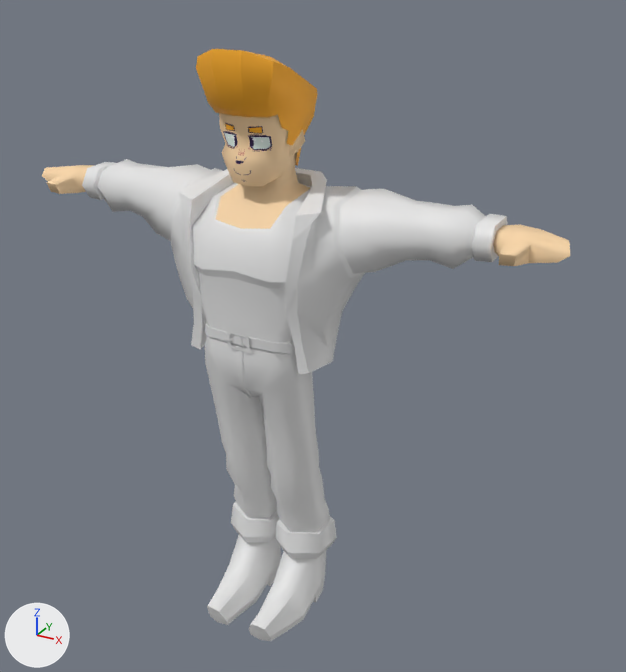
A saved change to the FBX model Assets/Models/Characters/Jax/chara_jax_lod.fbx.
Rendered twice from a camera (50 mm lens) standing at (1.42, -2.28, 2.25) and looking at (0.14, 0.05, 1.08). The axes (+X, +Y, +Z) are drawn at lower left. The lights are the same throughout. Where no turn or scale is listed for an object, it has been applied to the vertices. Vertices at the same position are counted once.

Names of what the first picture shows: 'body_lowjax', 'hair_lowjax'.
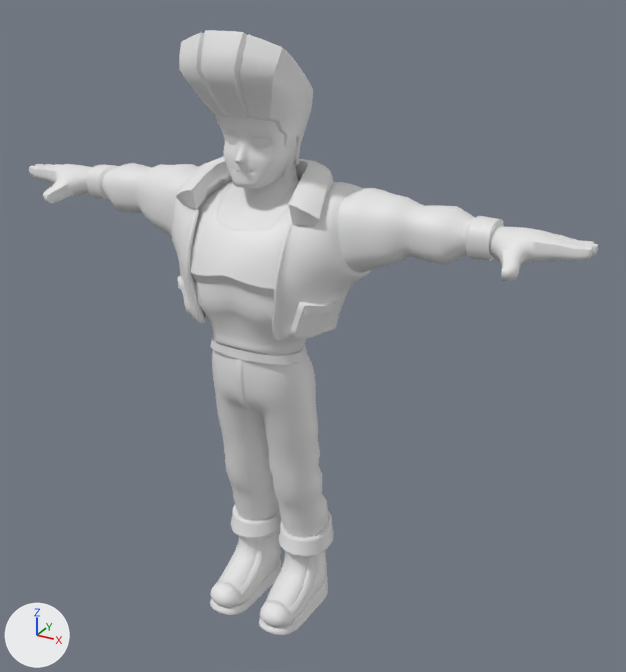
Pixel boxes [x1, y1, x2, y2] of what changed, in the pictures (626 x 672 px):
'body_lowjax', deleted: before [42, 113, 570, 641]
    faces in mat_chara_jax_shirt (white #e7e7e7): [82, 159, 507, 641]
    faces in mat_chara_jax_pant (white #e7e7e7): [205, 324, 330, 532]
    faces in mat_chara_jax_skin (picture img_jaxlow_skin_psd): [42, 113, 570, 266]
    faces in mat_chara_jax_jacket (white #e7e7e7): [171, 168, 365, 374]
    faces in mat_chara_jax_boot (white #e7e7e7): [207, 535, 327, 637]
'Plane.002', added: after [190, 116, 333, 559]
    faces in mat_joy_pant (white #e7e7e7): [212, 350, 333, 559]
    faces in mat_chara_jax_boot (white #e7e7e7): [190, 181, 307, 356]
    faces in mat_chara_jax_jacket (white #e7e7e7): [218, 116, 299, 230]
    faces in mat_jax_belt (white #e7e7e7): [210, 340, 307, 365]
    faces in mat_chara_jax_pant (white #e7e7e7): [212, 132, 304, 365]
'Plane.003', added: after [29, 156, 598, 341]
    faces in mat_chara_jax_boot (white #e7e7e7): [86, 163, 504, 277]
    faces in mat_jax_jacket (white #e7e7e7): [171, 156, 366, 341]
    faces in mat_chara_jax_jacket (white #e7e7e7): [29, 164, 598, 281]
    faces in mat_chara_jax_pant (white #e7e7e7): [187, 209, 293, 341]
'hair_lowjax', reshaped (11% wider, 15% taller): before [196, 49, 317, 166]; after [179, 30, 313, 165]
'Plane', added: after [210, 532, 328, 635]
    faces in mat_jax_jacket (white #e7e7e7): [218, 532, 327, 621]
    faces in mat_chara_jax_boot (white #e7e7e7): [210, 560, 328, 635]
'Plane.001', added: after [225, 133, 271, 148]
'Plane.004', added: after [252, 137, 258, 147]

The change, as a list of edits to the scene's bpy script:
```text
Change me_hair_lowjoy:
    remove me_hair_lowjoy.from_pydata(...)  # 64 vertices, 59 faces; spans x -0.145..0.145, y -0.199..0.158, z 1.64..2.006
    remove me_hair_lowjoy.materials.append(mat_jaxhair)  # orange #ffb227
    add me_hair_lowjoy.from_pydata(...)  # 481 vertices, 450 faces; spans x -0.168..0.168, y -0.245..0.148, z 1.642..2.056
    me_hair_lowjoy part 1: 64 vertices removed from x -0.145..0.145, y -0.199..0.158, z 1.64..2.006; 481 vertices added at x -0.168..0.168, y -0.245..0.148, z 1.642..2.056
    add me_hair_lowjoy.materials.append(mat_jax_hair)  # white #e7e7e7
Remove ob_body_lowjax:
    ob_body_lowjax = bpy.data.objects.new('body_lowjax', me_body_lowjoy)
Add ob_plane:
    ob_plane = bpy.data.objects.new('Plane', me_plane_009)  # 2006 vertices, 1972 faces; spans x -0.194..0.194, y -0.228..0.138, z 0.0..0.262; in mat_chara_jax_boot (white #e7e7e7), mat_jax_jacket (white #e7e7e7)
    ob_plane.location = (0.0, 0.0, 0.0)
Add ob_plane_004:
    ob_plane_004 = bpy.data.objects.new('Plane.004', me_plane_010)  # 21 vertices, 12 faces; spans x 0.0306..0.0461, y -0.1198..-0.1141, z 1.728..1.7625; in mat_jax_eye (white #e7e7e7)
    ob_plane_004.location = (0.0, 0.0, 0.0)
Add ob_plane_002:
    ob_plane_002 = bpy.data.objects.new('Plane.002', me_plane_006)  # 4564 vertices, 4398 faces; spans x -0.25..0.25, y -0.25..0.18, z 0.21..1.9; in mat_chara_jax_jacket (white #e7e7e7), mat_jax_skin2 (white #e7e7e7), mat_chara_jax_pant (white #e7e7e7), mat_jax_hair (white #e7e7e7), mat_joy_pant (white #e7e7e7), mat_jax_belt (white #e7e7e7), mat_chara_jax_boot (white #e7e7e7)
    ob_plane_002.location = (0.0, 0.0, 0.0)
Add ob_plane_003:
    ob_plane_003 = bpy.data.objects.new('Plane.003', me_plane_008)  # 3268 vertices, 3248 faces; spans x -1.02..1.02, y -0.22..0.18, z 1.11..1.66; in mat_chara_jax_jacket (white #e7e7e7), mat_chara_jax_pant (white #e7e7e7), mat_chara_jax_boot (white #e7e7e7), mat_jax_jacket (white #e7e7e7)
    ob_plane_003.location = (0.0, 0.0, 0.0)
Add ob_plane_001:
    ob_plane_001 = bpy.data.objects.new('Plane.001', me_plane_007)  # 238 vertices, 208 faces; spans x -0.085..0.085, y -0.12..-0.09, z 1.718..1.769; in mat_chara_jax_shirt (white #e7e7e7)
    ob_plane_001.location = (0.0, 0.0, 0.0)
```
